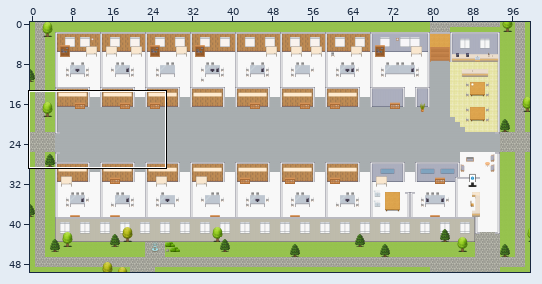
Tiled map (JSON), stored at maps/CS-Product-Pipeline-Platform.tmj. The picture above shows the old version from afar; the outline marks the close-up.
Close-up. Earlier state:
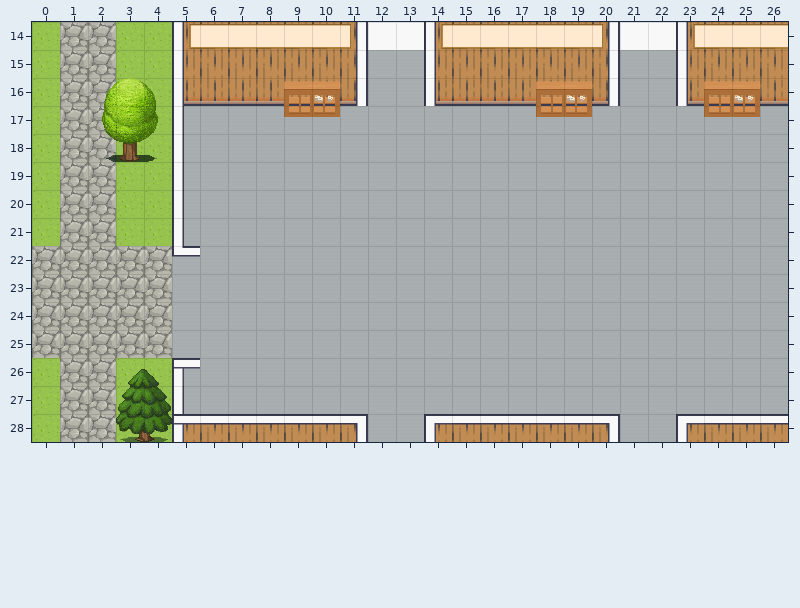
Cells are 32x32 px. Shown: x 0..26, y 14..28. The commit also changed other parts of the map, which this record leaves out.
The same view after the edit:
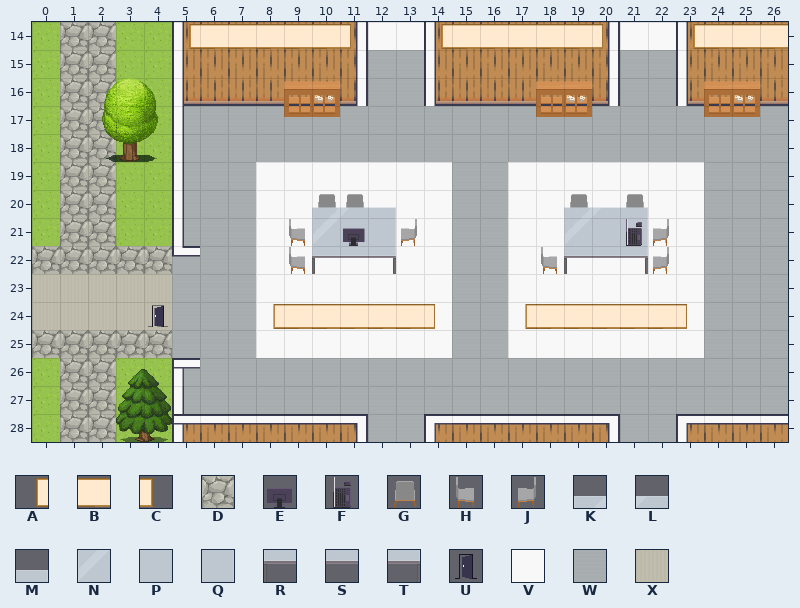
Key: from "Decoration": A 49, B 50, C 51; from "Exterior": D 638; from "Misc": E 11, F 24; from "Seats": G 118, H 119, J 120; from "Tables": K 5, L 6, M 7, N 15, P 16, Q 17, R 25, S 26, T 27; from "User_Zones": U 65; from "room2": V 66, W 216, X 328.
_ is an empty cell, # one hidden under a higher layer.
From old to new:
{"where": "layer \"outside\""}
{"y":23,"x":0,"old":"#DD##","new":"XXXXX"}
{"y":24,"x":0,"old":"#####","new":"XXXXX"}
{"where": "layer \"floors\""}
{"y":19,"x":8,"old":"WWWWWWW","new":"VVVVVVV"}
{"y":19,"x":17,"old":"WWWWWWW","new":"VVVVVVV"}
{"y":20,"x":8,"old":"WWWWWWW","new":"VVVVVVV"}
{"y":20,"x":17,"old":"WWWWWWW","new":"VVVVVVV"}
{"y":21,"x":8,"old":"WWWWWWW","new":"VV###VV"}
{"y":21,"x":17,"old":"WWWWWWW","new":"VV###VV"}
{"y":22,"x":8,"old":"WWWWWWW","new":"VVVVVVV"}
{"y":22,"x":17,"old":"WWWWWWW","new":"VVVVVVV"}
{"y":23,"x":8,"old":"WWWWWWW","new":"VVVVVVV"}
{"y":23,"x":17,"old":"WWWWWWW","new":"VVVVVVV"}
{"y":24,"x":8,"old":"WWWWWWW","new":"VVVVVVV"}
{"y":24,"x":17,"old":"WWWWWWW","new":"VVVVVVV"}
{"y":25,"x":8,"old":"WWWWWWW","new":"VVVVVVV"}
{"y":25,"x":17,"old":"WWWWWWW","new":"VVVVVVV"}
{"where": "layer \"trees\""}
{"y":23,"x":0,"old":"D","new":"_"}
{"y":23,"x":3,"old":"DD","new":"__"}
{"y":24,"x":0,"old":"DDDDD","new":"_____"}
{"where": "layer \"furniture\""}
{"y":20,"x":10,"old":"__","new":"GG"}
{"y":20,"x":19,"old":"_","new":"G"}
{"y":20,"x":21,"old":"_","new":"G"}
{"where": "layer \"seats\""}
{"y":21,"x":9,"old":"_","new":"H"}
{"y":21,"x":13,"old":"_","new":"J"}
{"y":21,"x":22,"old":"_","new":"J"}
{"y":22,"x":9,"old":"_","new":"H"}
{"y":22,"x":18,"old":"_","new":"H"}
{"y":22,"x":22,"old":"_","new":"J"}
{"where": "layer \"decor\""}
{"y":20,"x":10,"old":"___","new":"KLM"}
{"y":20,"x":19,"old":"___","new":"KLM"}
{"y":21,"x":10,"old":"___","new":"NPQ"}
{"y":21,"x":19,"old":"___","new":"NPQ"}
{"y":22,"x":10,"old":"___","new":"RST"}
{"y":22,"x":19,"old":"___","new":"RST"}
{"y":24,"x":8,"old":"_______","new":"ABBBBBC"}
{"y":24,"x":17,"old":"_______","new":"ABBBBBC"}
{"where": "layer \"tech\""}
{"y":21,"x":11,"old":"_","new":"E"}
{"y":21,"x":21,"old":"_","new":"F"}
{"where": "layer \"zones\""}
{"y":24,"x":4,"old":"_","new":"U"}
{"label":"changed","picture_box":[256,162,452,358]}
{"label":"changed","picture_box":[508,162,704,358]}
{"label":"changed","picture_box":[32,274,172,330]}
